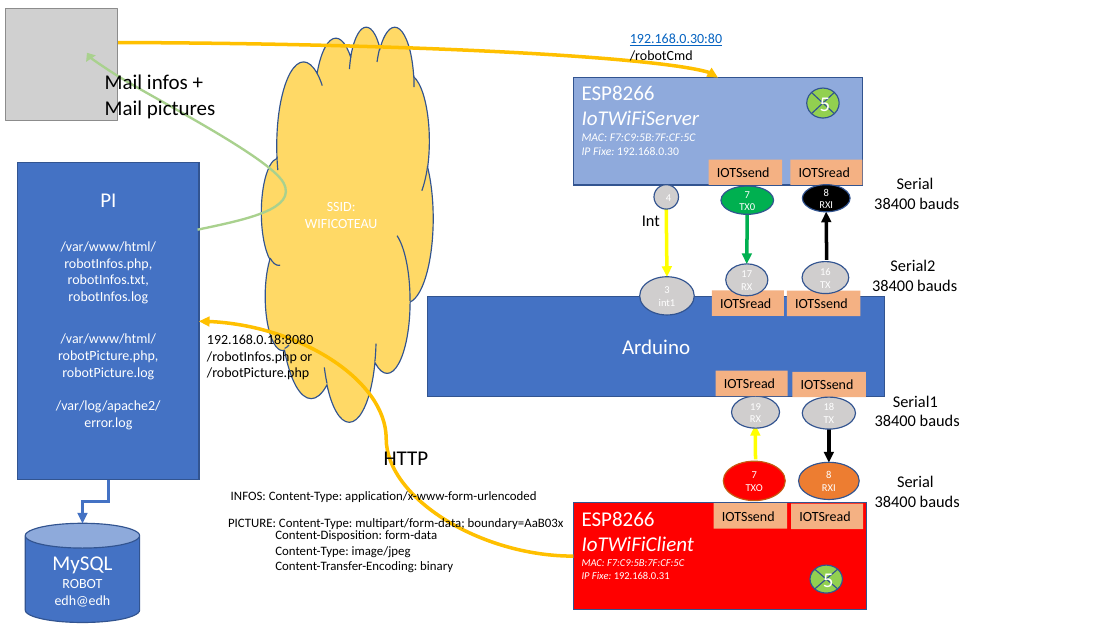
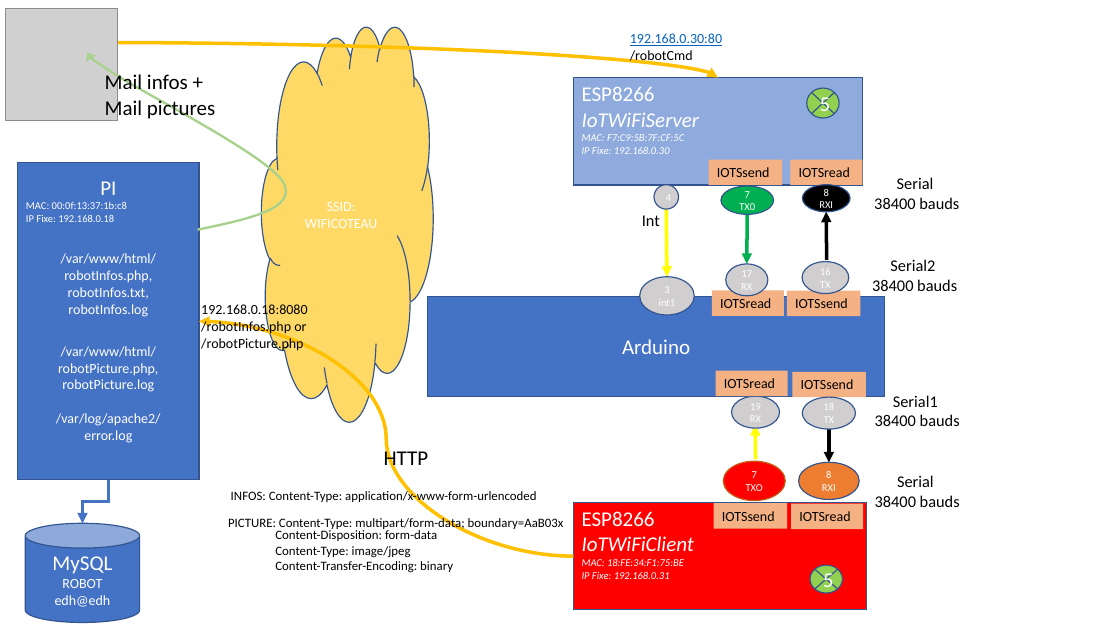
Before and after one commit to RobotEdh/RobotMicroControl, a slide deck: slide 1 of libraries/Diagramm Robot v2.pptx. Drawn at 1120x630 pixels with LibreOffice and Linux fonts; fonts in the diff are those of the drawing; grey boxes stand for pictures. Boxes give left, top, right and bottom in pixels: in the first picture for what was removed or moved away, otherwise in the second. Text is boxed around its words. In the diff, an @@ line names an element or a change of style, - is before the commit and + after.

```diff
--- a/libraries/Diagramm Robot v2.pptx
+++ b/libraries/Diagramm Robot v2.pptx
@@ text in rectangle at (582, 134, 684, 154): size 10 to 9 pt in "MAC: F7:C9:5B:7F:CF:5C", "IP Fixe: 192.168.0.30"; italic on in "192.168.0.30" @@
@@ text in rectangle at (26, 201, 127, 222): paragraphs added @@
+MAC: 00:0f:13:37:1b:c8
+IP Fixe: 192.168.0.18
@@ text "192.168.0.18:8080": place and size @@
-text "192.168.0.18:8080" at (207, 332, 313, 382)
+text "192.168.0.18:8080" at (201, 303, 307, 352)
@@ text in rectangle at (582, 559, 684, 566): text changed @@
-MAC: F7:C9:5B:7F:CF:5C
+MAC: 18:FE:34:F1:75:BE
@@ text in rectangle at (582, 572, 670, 579): italic on in "192.168.0.31" @@
```
Also in this commit, not shown: 5 other files.
